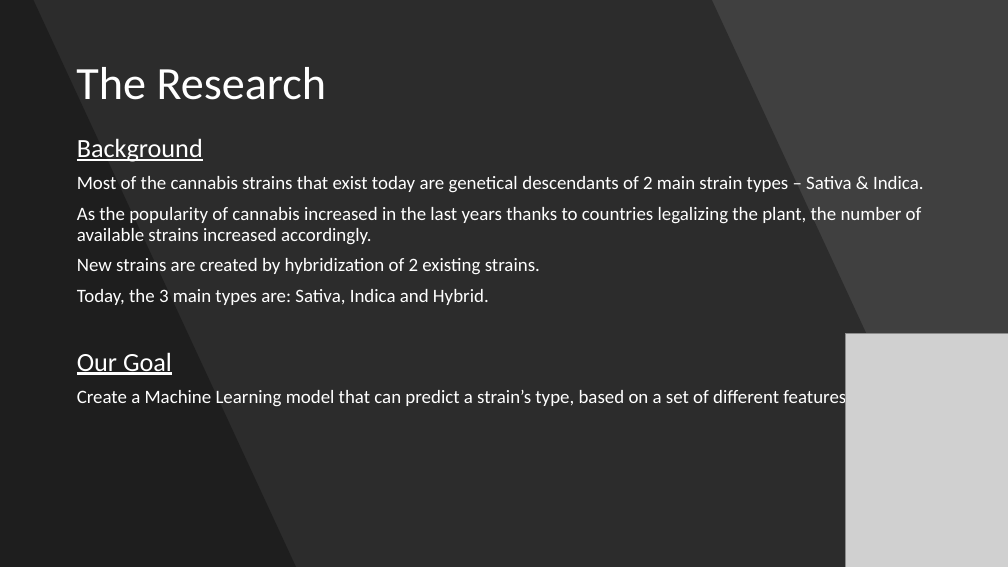
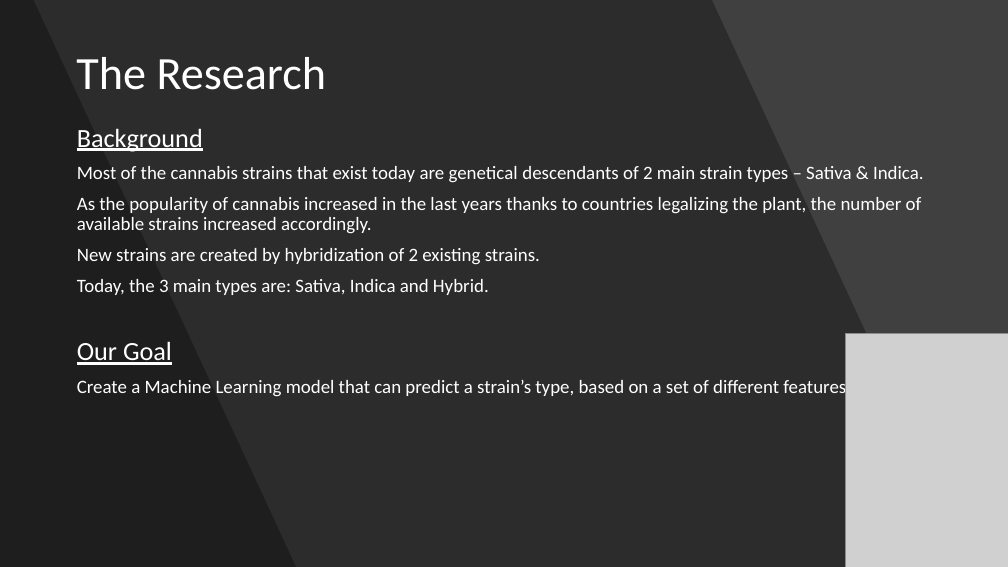
Before and after one commit to DanielOfir/Cannabis-Analysis, a slide deck: slide 2 of Cannabis Analysis.pptx. Drawn at 1008x567 pixels with LibreOffice and Linux fonts; fonts in the diff are those of the drawing; grey boxes stand for pictures. Boxes give left, top, right and bottom in pixels: in the first picture for what was removed or moved away, otherwise in the second. Text is boxed around its words. In the diff, an @@ line names an element or a change of style, - is before the commit and + after.

```diff
--- a/Cannabis Analysis.pptx
+++ b/Cannabis Analysis.pptx
@@ title "The Research": place and size @@
-title "The Research" at bbox=[76, 67, 327, 100]
+title "The Research" at bbox=[76, 57, 327, 90]
@@ text "Background": place and size @@
-text "Background" at bbox=[77, 138, 924, 409]
+text "Background" at bbox=[77, 128, 924, 398]
```
Also in this commit, not shown: 1 other slide changed, 12 slides added, 8 other files.
